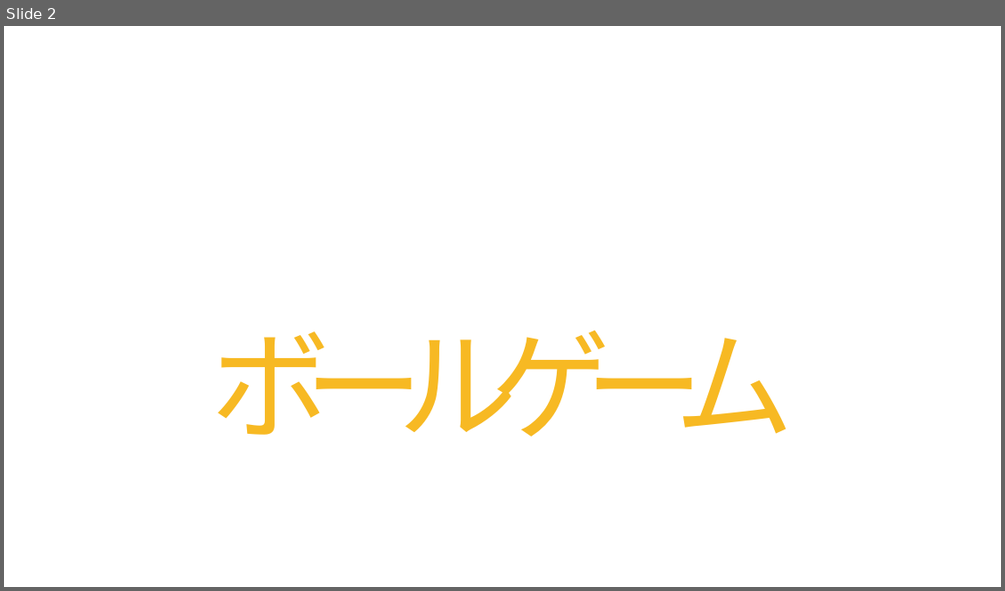
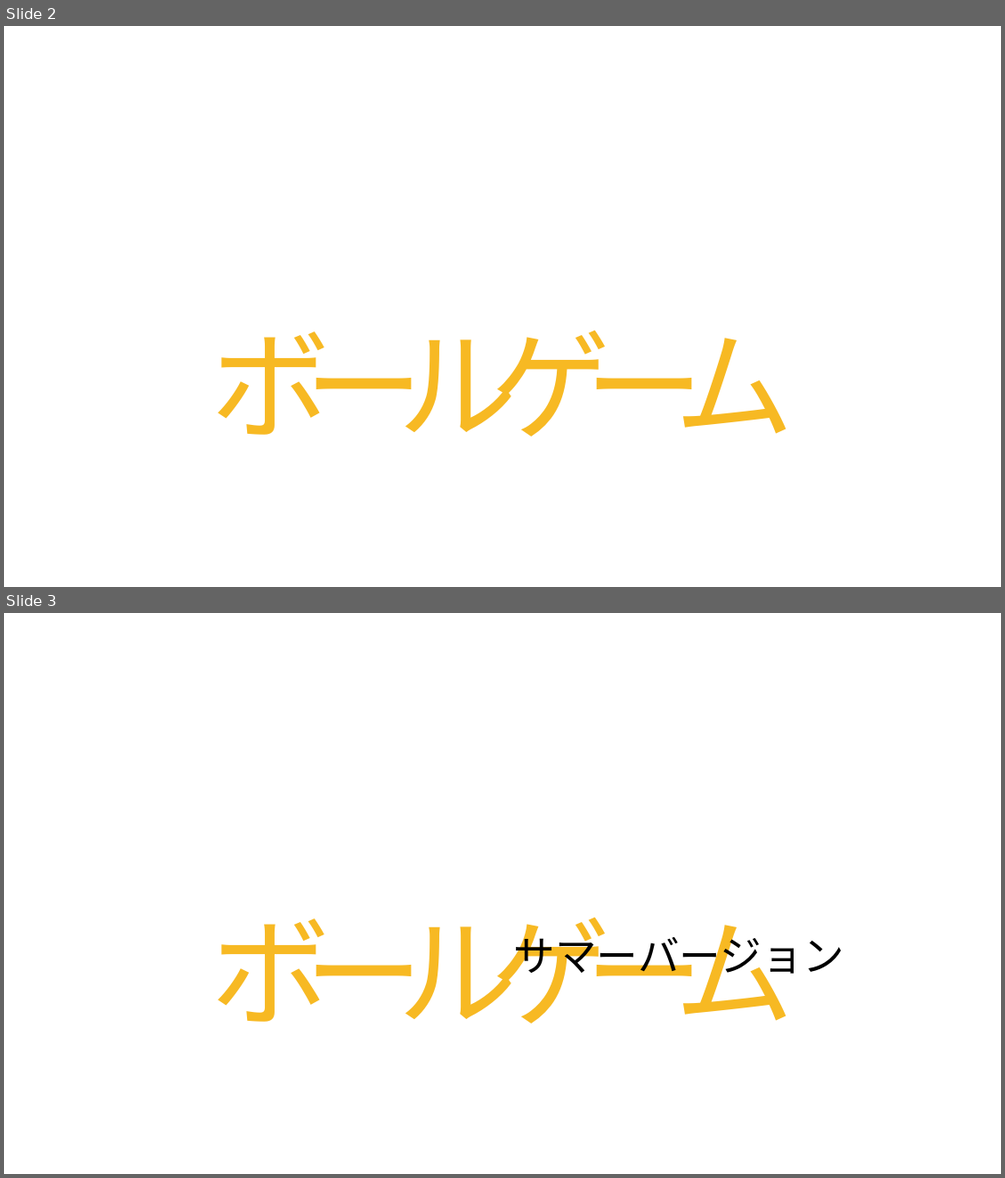
Before and after one commit to fai227/ball-game, a slide deck: _other/イメージ.pptx. Shown one above the other, each under a label of ours: slide 2 before the commit, slides 2 and 3 after it. The pictures are 1005x591 and 1005x1178 pixels, drawn with LibreOffice and Linux fonts; fonts in the diff are those of the drawing. Boxes give left, top, right and bottom in pixels: in the first picture for what was removed or moved away, otherwise in the second. Text is boxed around its words. In the diff, an @@ line names an element or a change of style, - is before the commit and + after.

Commit message:
夏バージョン作成開始

```diff
--- a/_other/イメージ.pptx
+++ b/_other/イメージ.pptx
@@ slide 3 added at [4,613,1001,1174], background #FFFFFF @@
@@ text added at [211,916,794,1023], 115 pt, text #F7B923 @@
+ボールゲーム
@@ text added at [514,929,845,982], 40 pt, text #000000 @@
+サマーバージョン
```
Also in this commit, not shown: 3 other files.
